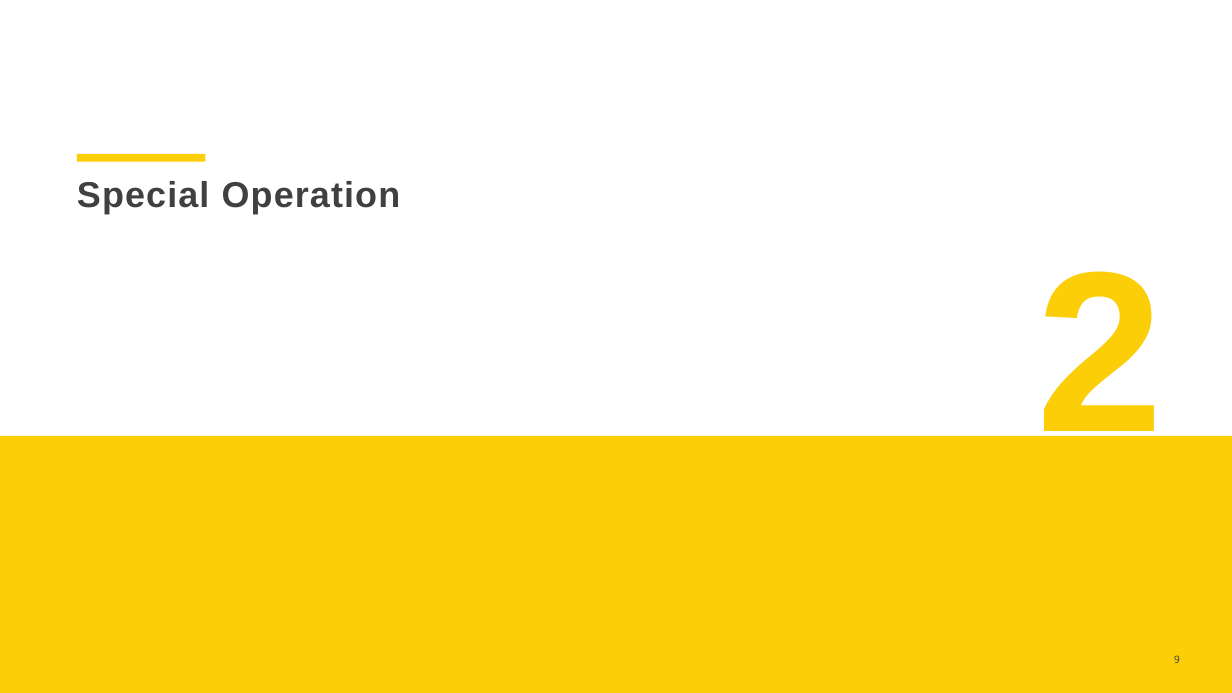
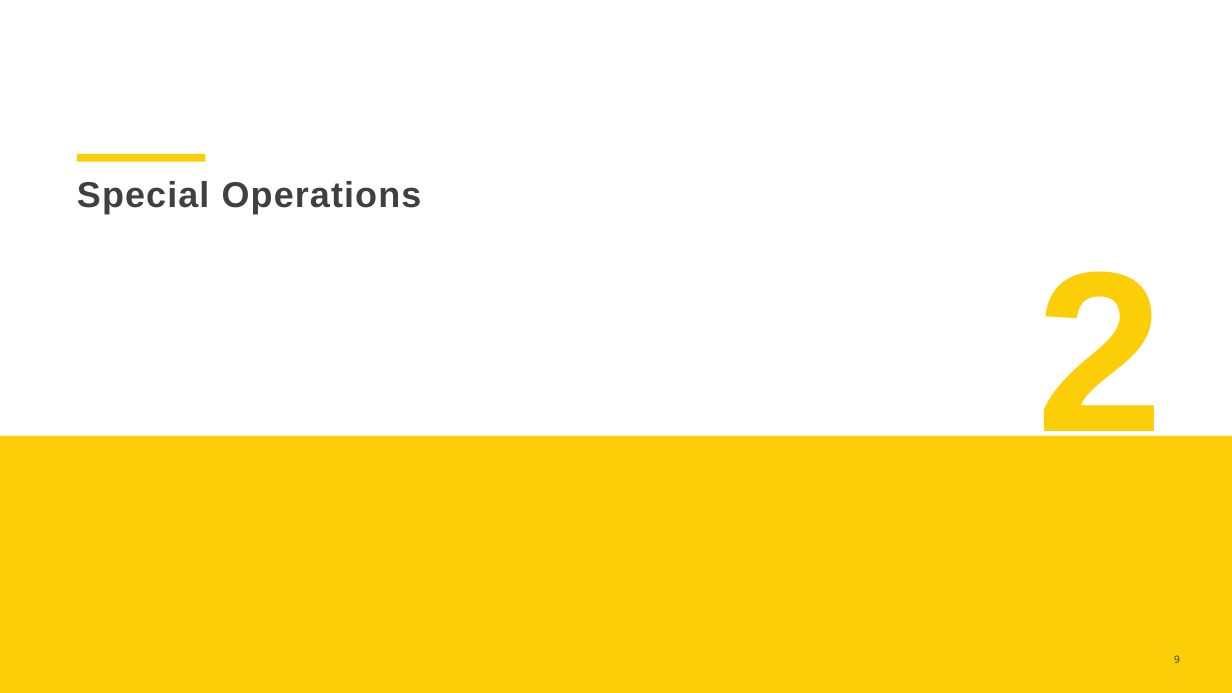
Before and after one commit to berrydenhartog/SIPMAP, a slide deck: slide 13 of shell.pptx (slide 7 before the commit). Drawn at 1232x693 pixels with LibreOffice and Linux fonts; fonts in the diff are those of the drawing. Boxes give left, top, right and bottom in pixels: in the first picture for what was removed or moved away, otherwise in the second. Text is boxed around its words. In the diff, an @@ line names an element or a change of style, - is before the commit and + after.

```diff
--- a/shell.pptx
+++ b/shell.pptx
@@ title at <box>77,181,422,214</box>: text changed @@
-Special Operation
+Special Operations
```
Also in this commit, not shown: 7 other slides changed, 7 slides added, 4 other files.
